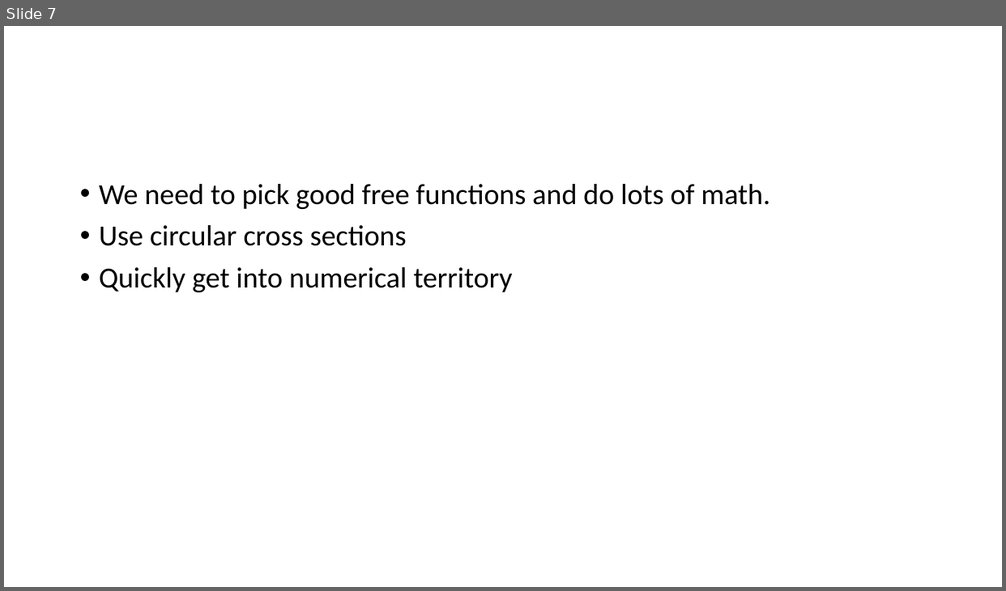
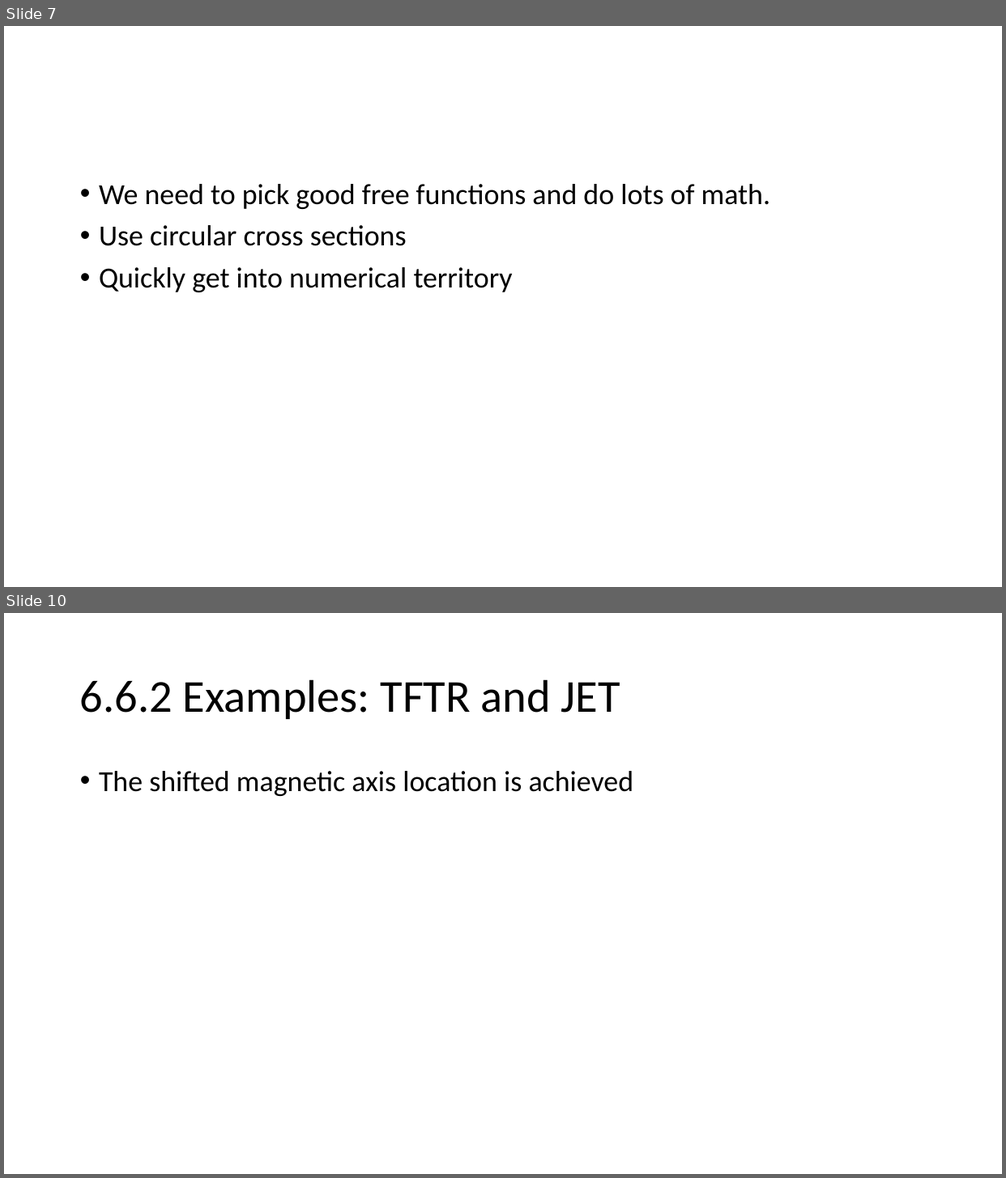
Before and after one commit to bartlettnbb2/academia, a slide deck: Presentations/IdealMHD_ch6.pptx. Shown one above the other, each under a label of ours: slide 7 before the commit, slides 7 and 10 after it; the slides between them are not shown. The pictures are 1006x591 and 1006x1178 pixels, drawn with LibreOffice and Linux fonts; fonts in the diff are those of the drawing; grey boxes stand for pictures. Boxes give left, top, right and bottom in pixels: in the first picture for what was removed or moved away, otherwise in the second. Text is boxed around its words. In the diff, an @@ line names an element or a change of style, - is before the commit and + after.

```diff
--- a/Presentations/IdealMHD_ch6.pptx
+++ b/Presentations/IdealMHD_ch6.pptx
@@ slide 10 added at box(4, 613, 1002, 1174), background #FFFFFF @@
@@ title added at box(80, 679, 620, 719), 44 pt, text #000000 @@
+6.6.2 Examples: TFTR and JET
@@ text added at box(99, 771, 634, 796), 28 pt, text #000000 @@
+• The shifted magnetic axis location is achieved
```
Also in this commit, not shown: 1 slide changed, 10 other slides added, 1 other file.
